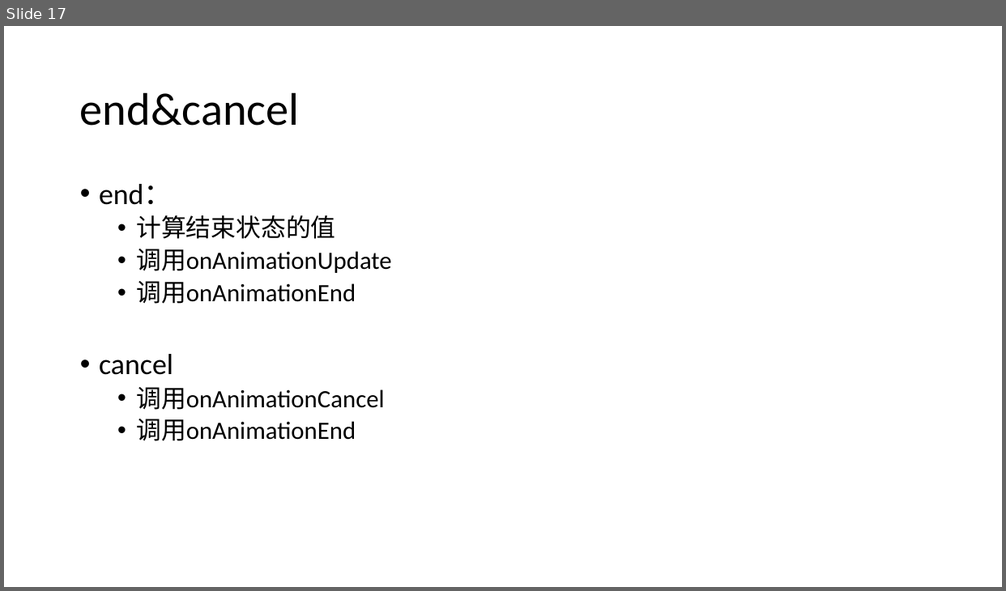
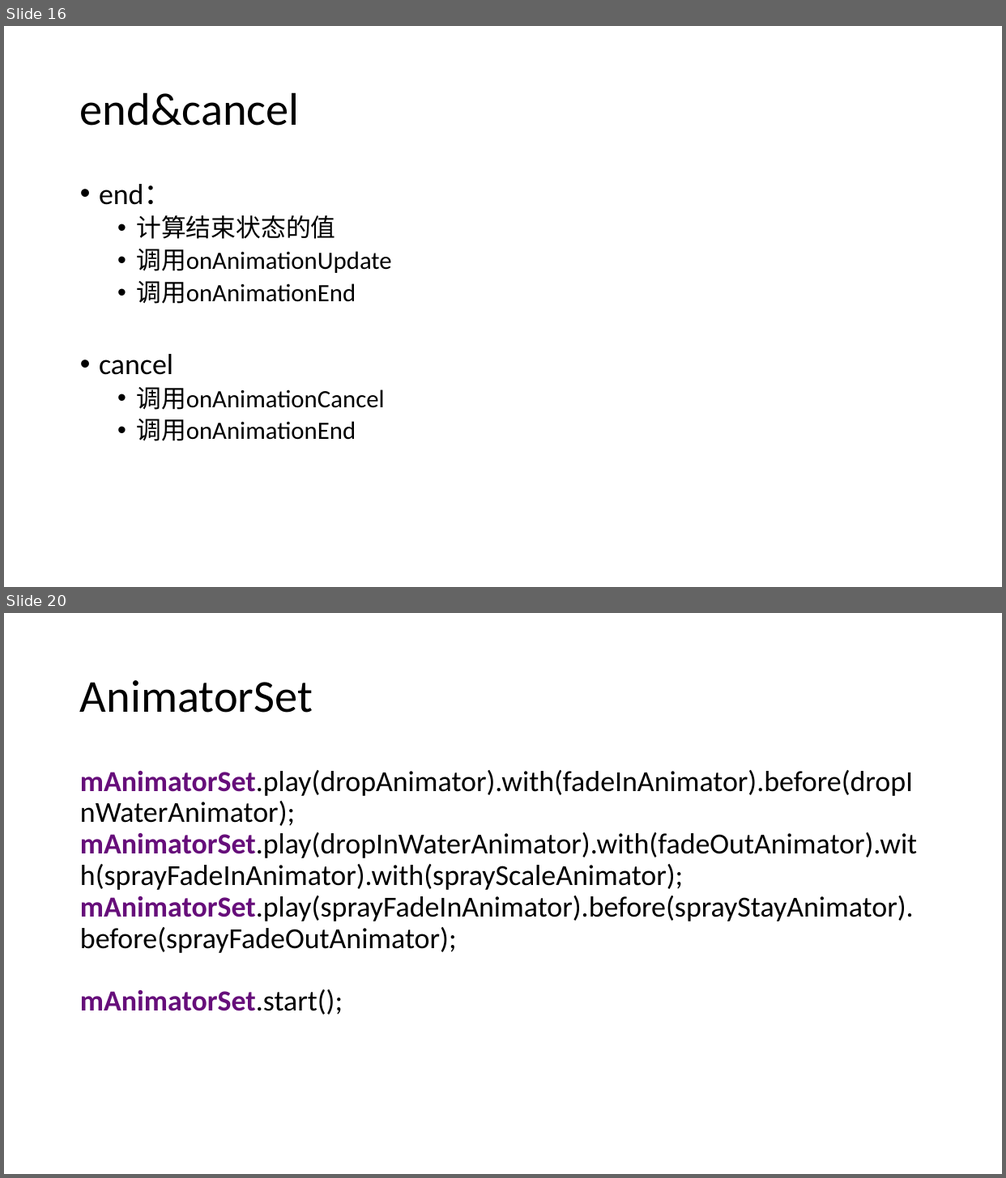
Before and after one commit to hua3505/Share, a slide deck: AnimationSkillShare/动画实用技巧.pptx. Shown one above the other, each under a label of ours: slide 17 before the commit, slides 16 and 20 after it; the slides between them are not shown. The pictures are 1006x591 and 1006x1178 pixels, drawn with LibreOffice and Linux fonts; fonts in the diff are those of the drawing. Boxes give left, top, right and bottom in pixels: in the first picture for what was removed or moved away, otherwise in the second. Text is boxed around its words. In the diff, an @@ line names an element or a change of style, - is before the commit and + after.

```diff
--- a/AnimationSkillShare/动画实用技巧.pptx
+++ b/AnimationSkillShare/动画实用技巧.pptx
@@ slide 20 added at <box>4,613,1002,1174</box>, background #FFFFFF @@
@@ title added at <box>80,680,313,713</box>, 44 pt, text #000000 @@
+AnimatorSet
@@ text added at <box>80,770,917,1015</box>, 28 pt, text #000000 @@
+mAnimatorSet.play(dropAnimator).with(fadeInAnimator).before(dropInWaterAnimator);
+mAnimatorSet.play(dropInWaterAnimator).with(fadeOutAnimator).with(sprayFadeInAnimator).with(sprayScaleAnimator);
+mAnimatorSet.play(sprayFadeInAnimator).before(sprayStayAnimator).before(sprayFadeOutAnimator);
+mAnimatorSet.start();
@@ what was slide 17 is now slide 16 @@
```
Also in this commit, not shown: 8 other slides added, 4 slides removed, 15 other files.
